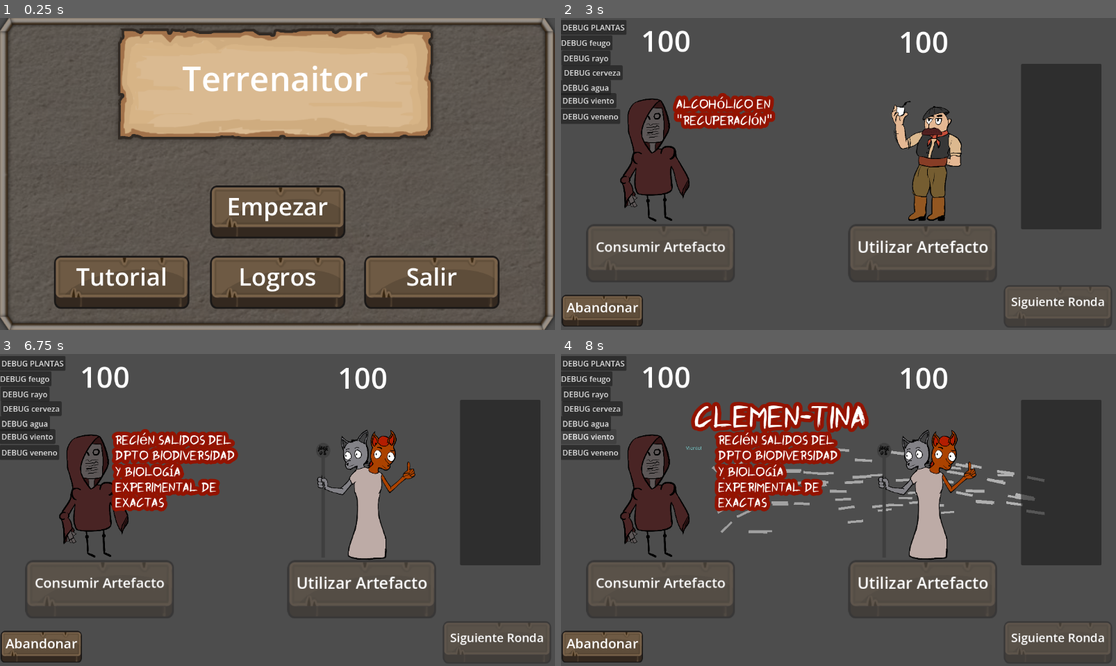
Above: before the commit, frames 1-4 (two rows, left to right).
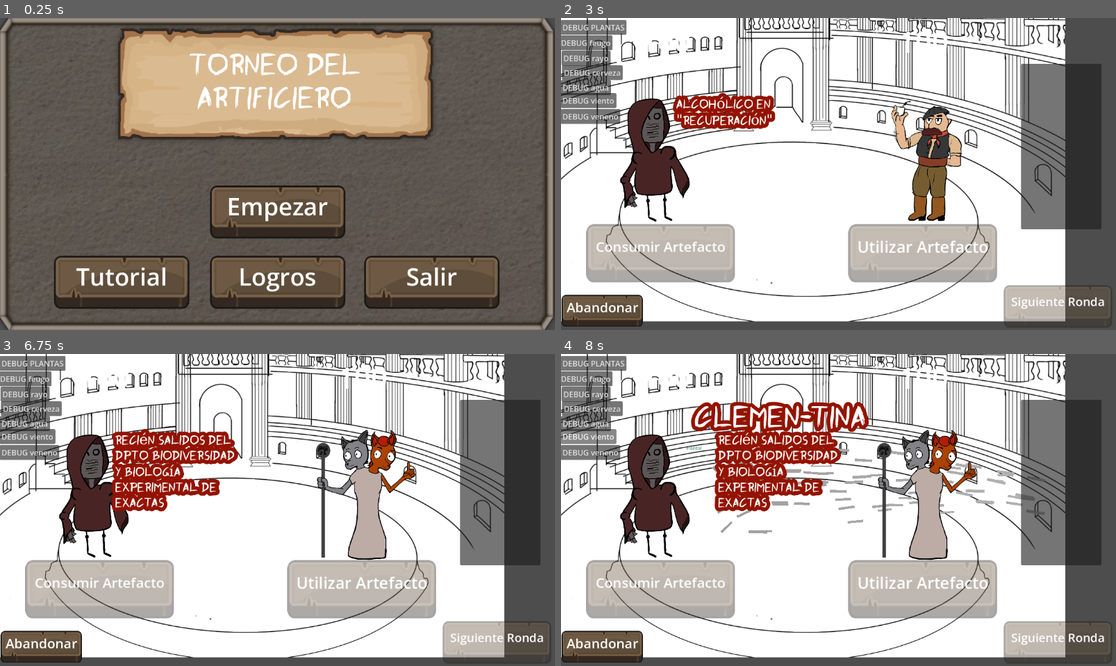
Above: after the commit, the same moments.

Repository: JuanPabloT/GameJam-DCUBA-juego333
Game: Godot game, scene res://escenas/mainmenu.tscn
Two runs of this game, one before a commit and one after it. Both use one fixed random seed, a clock stepped at 60 frames per second and the inputs below.
Inputs:
- Up to frame 1 (0.25 s): no input
- Up to frame 2 (3 s): click "Empezar" at 0.5 s; click "Volver al menu" at 1.25 s; click "Empezar" at 2 s; click "Comenzar combate" at 2.75 s
- Up to frame 3 (6.75 s): click "Abandonar" at 3.5 s; click "Logros" at 4.25 s; click "Logros" at 5 s; click "Empezar" at 5.75 s; click "Comenzar combate" at 6.5 s
- Up to frame 4 (8 s): click "DEBUG viento" at 7.25 s

The runs differ from the first frame. In frame 1, 2.2% of the frame differs, in the area x 32-67%, y 11-30%; in frame 2, 77%, in the area x 0-91%, y 0-98%; in frame 3, 74%; in frame 4, 71%.

Commit message:
merge? idk

Diff:
--- a/escenas/combate.tscn
+++ b/escenas/combate.tscn
@@ -2,6 +2,7 @@
 
 [ext_resource type="Script" uid="uid://dxi51xketdx5u" path="res://scripts/combat_script.gd" id="1_tj7jl"]
 [ext_resource type="PackedScene" uid="uid://dxtkbbjjkob5v" path="res://escenas/boton.tscn" id="2_4whe8"]
+[ext_resource type="Texture2D" uid="uid://bt1vjx6kwhlb1" path="res://sprites/tmp_fondo.jpg" id="2_6tf1q"]
 [ext_resource type="Texture2D" uid="uid://s5qn7amar80b" path="res://sprites/temp/a1.png" id="3_rgmsd"]
 [ext_resource type="Script" uid="uid://bjxo02uboe17n" path="res://escenas/jugador.gd" id="3_vtyci"]
 [ext_resource type="Script" uid="uid://d28npmttrir4k" path="res://escenas/status_effect_handler.gd" id="4_8d3xh"]
@@ -30,6 +31,15 @@
 
 [node name="Camera2D" type="Camera2D" parent="." unique_id=735758191]
 
+[node name="TextureRect" type="TextureRect" parent="Camera2D" unique_id=129507968]
+offset_left = -680.0
+offset_top = -605.0
+offset_right = 964.28564
+offset_bottom = 696.0
+scale = Vector2(0.7, 0.7)
+mouse_filter = 2
+texture = ExtResource("2_6tf1q")
+
 [node name="Buttons control" type="Control" parent="Camera2D" unique_id=764777476]
 layout_mode = 3
 anchors_preset = 0
--- a/escenas/mainmenu.tscn
+++ b/escenas/mainmenu.tscn
@@ -4,6 +4,7 @@
 [ext_resource type="Texture2D" uid="uid://vucj7yse7ek7" path="res://sprites/normal_ui_set_free/UI board Large  stone.png" id="2_1d2jo"]
 [ext_resource type="Texture2D" uid="uid://bsjxvsml013a3" path="res://sprites/normal_ui_set_free/UI board Small  parchment.png" id="2_73ae3"]
 [ext_resource type="PackedScene" uid="uid://dxtkbbjjkob5v" path="res://escenas/boton.tscn" id="2_ebd4j"]
+[ext_resource type="FontFile" uid="uid://cmejv2it2tskq" path="res://GraffitiPaintBrush.ttf" id="4_tqlsh"]
 
 [node name="Main" type="Node" unique_id=548677728]
 script = ExtResource("1_krmqs")
@@ -33,13 +34,15 @@
 anchors_preset = -1
 anchor_left = 0.42700002
 anchor_right = 0.42700002
-offset_left = -484.36002
-offset_top = -60.0
-offset_right = -98.360016
-offset_bottom = 62.0
+offset_left = -470.36002
+offset_top = -70.0
+offset_right = -84.360016
+offset_bottom = 125.0
 grow_horizontal = 2
+theme_override_fonts/font = ExtResource("4_tqlsh")
 theme_override_font_sizes/font_size = 70
-text = "Terrenaitor"
+text = "Torneo del
+ Artificiero"
 metadata/_edit_use_anchors_ = true
 
 [node name="Buttons menu" type="Control" parent="Camera2D/Main Menu" unique_id=383199156]
Not shown, added: sounds/efectos/barrier1.wav.import
Not shown, added: sounds/efectos/barrier2.wav.import
Not shown, added: sounds/efectos/beer1.wav.import
Not shown, added: sounds/efectos/button_press.wav.import
Not shown, added: sounds/efectos/button_release.wav.import
Not shown, added: sounds/efectos/encender1.wav.import
Not shown, added: sounds/efectos/encender2.wav.import
Not shown, added: sounds/efectos/fire1.wav.import
Not shown, added: sounds/efectos/fire2.wav.import
Binary file added: sprites/tmp_fondo.jpg
Not shown, added: sprites/tmp_fondo.jpg.import
